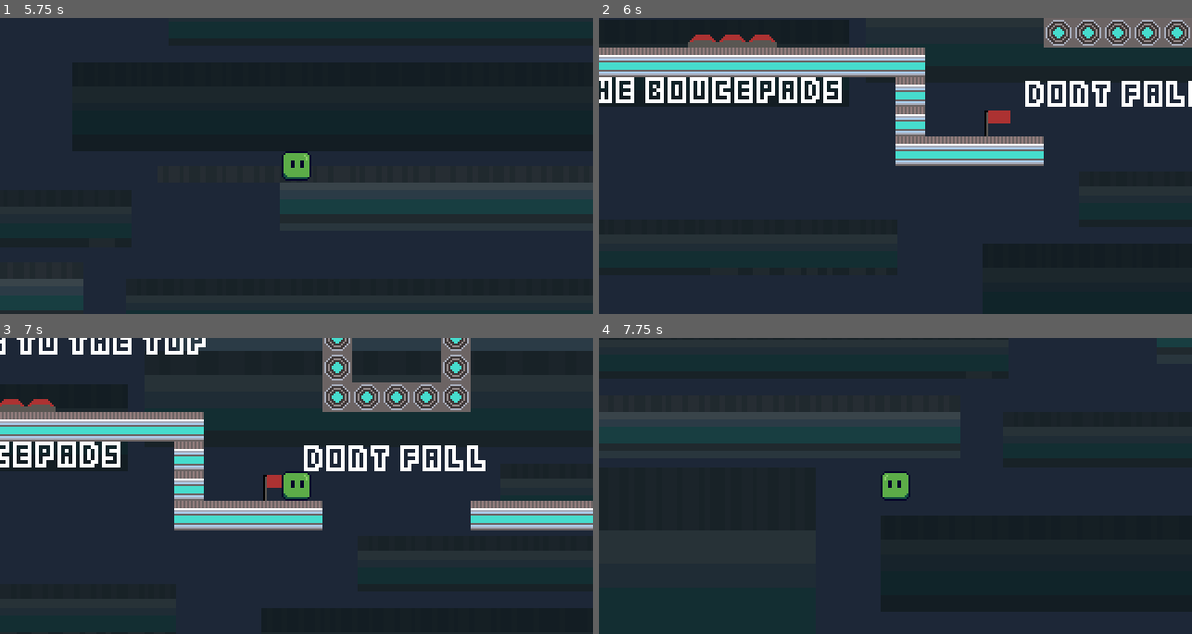
Above: before the commit, frames 1-4 (two rows, left to right).
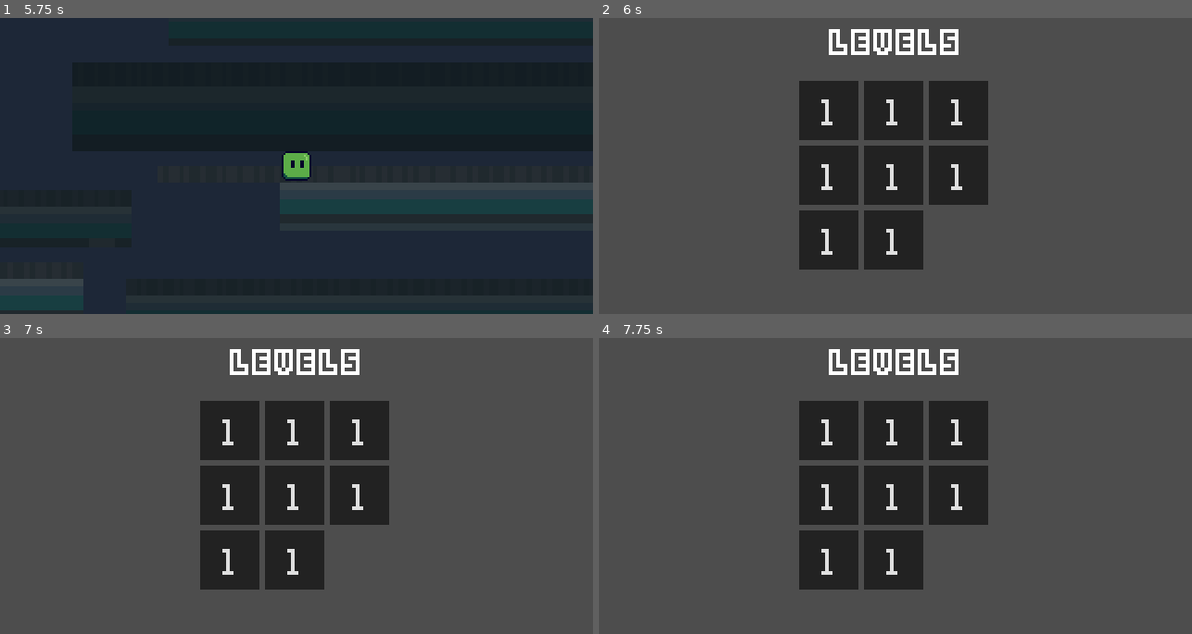
Above: after the commit, the same moments.

Repository: apollo-cool/blob-game
Game: Godot game, scene res://scenes/main.tscn
The game is run twice, just before and just after one commit, with the same random seed, the same clock (stepped at 60 frames per second) and the same inputs. Sound files missing from this copy of the repository are replaced by a short silence.
Inputs (mouse positions are in pixels of both pictures, inside the frame that each line leads up to):
- Up to frame 1 (5.75 s): click (302, 240) at 0.5 s; click "1" at 1.25 s; tap Enter at 2 s; hold D (move_right) 2.03-3.53 s; tap Space (jump) at 2.27, 3.02, 4.52, 5.27 s; hold A (move_left) 3.53-4.28 s; hold D (move_right) from 4.28 s (still down)
- Up to frame 2 (6 s): release D (move_right) at 5.78 s; hold A (move_left) from 5.78 s (still down)
- Up to frame 3 (7 s): tap Space (jump) at 6.02, 6.5 s; release A (move_left) at 6.53 s; hold D (move_right) from 6.53 s (still down)
- Up to frame 4 (7.75 s): release D (move_right) at 7.28 s; hold A (move_left) from 7.28 s (still down); tap Space (jump) at 7.52 s

Frame 1 is identical in both runs. In frame 2, 86% of the frame differs, in the area x 0-100%, y 0-100%; in frame 3, 87%; in frame 4, 87%.

Commit message:
Finished death logic

Diff:
--- a/scenes/levels/level1.tscn
+++ b/scenes/levels/level1.tscn
@@ -119,7 +119,7 @@
 one_shot = true
 
 [connection signal="body_entered" from="Layer0/Bouncepad" to="Layer0/Bouncepad" method="_on_body_entered"]
-[connection signal="body_entered" from="Layer0/@Area2D@264937" to="Layer0/@Area2D@264937" method="_on_body_entered"]
-[connection signal="body_entered" from="Layer0/@Area2D@264938" to="Layer0/@Area2D@264938" method="_on_body_entered"]
+[connection signal="body_entered" from="Layer0/@Area2D@400514" to="Layer0/@Area2D@400514" method="_on_body_entered"]
+[connection signal="body_entered" from="Layer0/@Area2D@400515" to="Layer0/@Area2D@400515" method="_on_body_entered"]
 [connection signal="body_entered" from="FallDeath" to="." method="_on_fall_death_body_entered"]
 [connection signal="timeout" from="RespawnTimer" to="." method="respawn_player"]
--- a/scripts/autoloads/GlobalSignals.gd
+++ b/scripts/autoloads/GlobalSignals.gd
@@ -11,4 +11,4 @@
 @warning_ignore("unused_signal")
 signal level_selected(level: PackedScene)
 @warning_ignore("unused_signal")
-signal game_over()
+signal game_over(win: bool)
--- a/scripts/game.gd
+++ b/scripts/game.gd
@@ -3,28 +3,31 @@
 @export var lives := 3
 @onready var streamer: AudioStreamPlayer2D = %AudioStreamPlayer2D
 
-signal game_won
-signal game_lost
 signal player_lost_life(lives_remaining: int)
 
 var next_level: PackedScene
+var level: Level
 
 func _on_game_won() -> void:
-	game_won.emit()
+
+	GlobalSignals.game_over.emit(true)
+	level.queue_free()
 
 func load_level(level_info: PackedScene) -> void:
 	print("Now loading level")
-	var level: Level = level_info.instantiate()
+	level = level_info.instantiate()
 	add_child(level)
-	level.game_won.connect(_on_game_won)
+	level.player_died.connect(_on_player_died)
 
 
 func _on_player_died() -> void:
+	print(lives)
 	lives -= 3
 	player_lost_life.emit(lives)
 
 	if lives <= 0:
-		game_lost.emit()
+		GlobalSignals.game_over.emit(false)
+		level.queue_free()
 
 
 func _on_audio_stream_player_2d_finished() -> void:
--- a/scripts/gui.gd
+++ b/scripts/gui.gd
@@ -18,9 +18,12 @@
 func _ready() -> void:
 	GlobalSignals.play_button_pressed.connect(_on_play_button_pressed)
 	GlobalSignals.level_selected.connect(_on_level_chosen)
+	GlobalSignals.game_over.connect(_on_game_over)
+
+func _on_game_over(_win: bool) -> void:
+	add_level_selector()
 
 func add_level_selector() -> void:
 	var level_screen: LevelSelector = level_screen_resource.instantiate()
-	title_screen.queue_free()
 	add_child(level_screen)
 	level_screen.position = Vector2(160,0)
--- a/scripts/level.gd
+++ b/scripts/level.gd
@@ -1,16 +1,11 @@
 extends Node2D
 class_name Level
-
 signal player_died
 
 @onready var player_template := preload("res://scenes/player.tscn")
 @onready var player: Player = %Player
 @onready var respawn_timer: Timer = %RespawnTimer
-@export var next_level: PackedScene
-@export var is_locked := true
-
 var checkpoint_position: Vector2
-signal game_won
 
 func _on_checkpoint(included_position: Vector2) -> void:
 	print("Player hit checkpoint at")
@@ -18,9 +13,7 @@
 
 	checkpoint_position = included_position
 
-func _on_goal_reached() -> void:
-	print("Player beat this level")
-	game_won.emit()
+
 
 func kill_player() -> void:
 	player_died.emit()
@@ -40,5 +33,3 @@
 
 func _ready() -> void:
 	GlobalSignals.checkpoint_reached.connect(_on_checkpoint)
-	GlobalSignals.goal_reached.connect(_on_goal_reached)
-	GlobalSignals.player_attacked.connect(kill_player)
